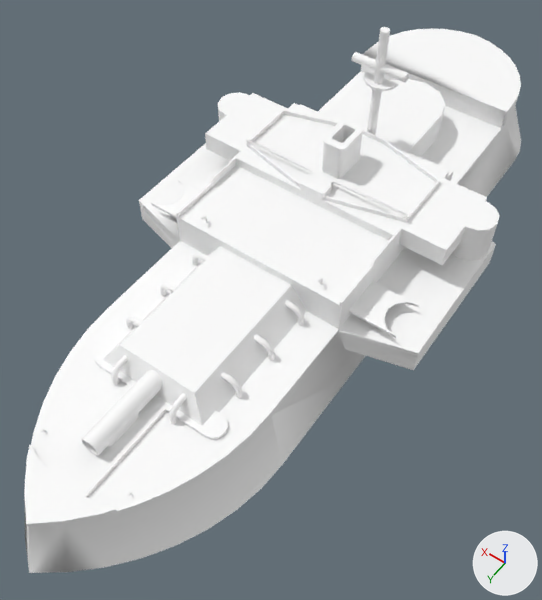
An edit to the FBX model Assets/World objects/Ships_raw/battleship - devastation.fbx, drawn before and after from the same camera.
Rendered twice from a 50 mm lens placed at (-11.8, 19.4, 24.9), pointed at (-0.7, 3.9, 0.5). The axes (+X, +Y, +Z) are drawn at lower right. The lights are the same throughout. Vertices at the same position are counted once.

Objects in the first picture: 'instance_10', 'instance_19.010', 'instance_33.001', 'instance_6'.
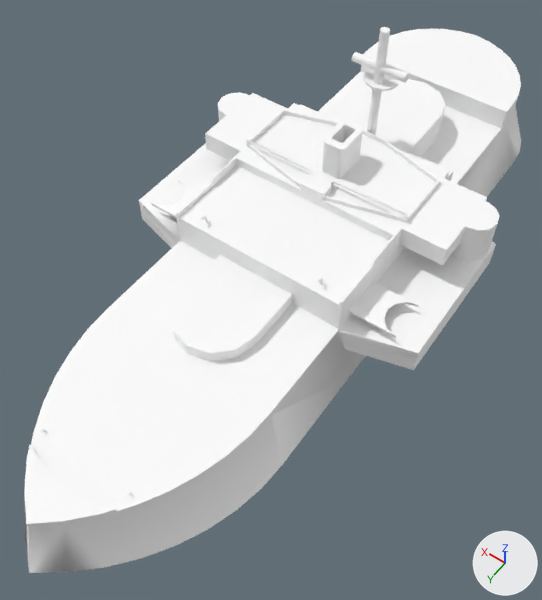
Location of each change, (x1, y1, x2, y2) in pixels of the pictures (542 x 600 px; the box of a moved part takes in the faces that stretch with it):
```json
{"object": "instance_33.001", "change": "deleted", "before": [81, 246, 306, 456]}
{"object": "instance_6", "change": "deleted", "before": [47, 344, 228, 497]}
{"part": 1, "of": "me_id284", "change": "moved or reshaped", "before": [361, 65, 506, 129], "after": [361, 65, 506, 129]}
{"object": "instance_27", "change": "unchanged, uncovered by the edit", "after": [171, 255, 292, 362]}
```

Edits to the scene script, one JSON object a line:
```json
{"block": "me_id284", "where": "me_id284.from_pydata(...)  # 1487 vertices, 2440 faces; spans x -7.1..7.1, y -16.7..17.3, z -1.9..8.2"}
{"block": "me_id284", "where": "# used by ob_instance_19_010; location = (0.0, 0.0, 0.0)"}
{"block": "me_id284", "where": "# verts and faces of me_id284; kept vertices keep their numbers, new ones are numbered from 1487"}
{"block": "me_id284", "where": "# before: 347 (-4.0, -10.8, 2.2) at pixel (506, 111), 357 (-4.0, -10.8, 1.2) at pixel (501, 128), 465 (4.0, -10.8, 2.2) at pixel (362, 54), 484 (4.0, -10.8, 1.2) at pixel (360, 71), 1329 (0.0, -10.8, 1.2)"}
{"block": "me_id284", "where": "# before: 1333 (0.0, -10.8, 2.2) at pixel (431, 82), 1334 (0.0, -10.8, 1.7)"}
{"block": "me_id284", "change": "me_id284 part 1"}
{"op": "add", "block": "me_id284", "code": "delete_faces([(357, 1329, 1334), (347, 357, 1334, 1333), (484, 1334, 1329), (465, 1333, 1334, 484)])"}
{"op": "add", "block": "me_id284", "code": "faces += [(357, 1334, 1329), (347, 1333, 1334, 357), (484, 1329, 1334), (465, 484, 1334, 1333)]"}
{"op": "remove", "block": "ob_instance_6", "code": ["ob_instance_6 = bpy.data.objects.new('instance_6', me_id95)", "ob_instance_6.location = (0.0, 8.3, 1.2)"]}
{"op": "remove", "block": "ob_instance_33_001", "code": ["ob_instance_33_001 = bpy.data.objects.new('instance_33.001', me_id513)", "ob_instance_33_001.location = (0.0, 4.0, 1.2)"]}
```
